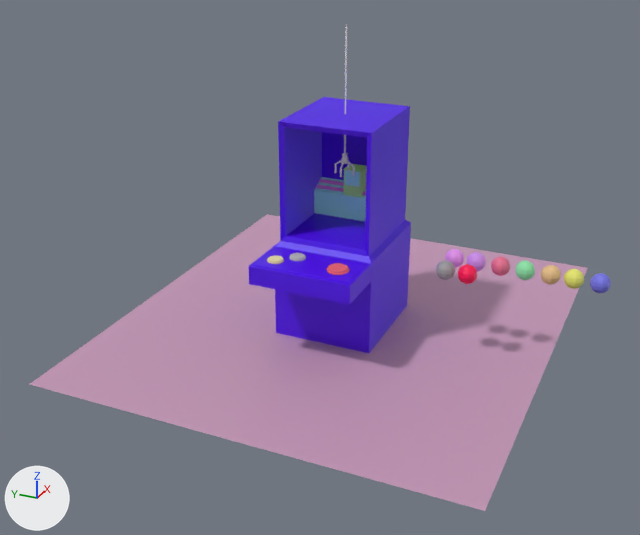
What one commit did to the Blender file claw machine.blend.
Before and after are seen from a 50 mm camera at (-8.24, -3.44, 3.85) aimed at (-0.47, 0.06, -0.03). The lights are fixed; the arrows at lower left show +X, +Y and +Z.

The first picture shows ' Sphere 2', ' Sphere settings', 'Sphere 3', 'Sphere 4', 'Sphere 5', 'Sphere 6', 'Sphere 7', 'Sphere 8', 'Sphere quit', 'braç 3', 'help base', 'machine', 'pente', 'pince', 'sol'.
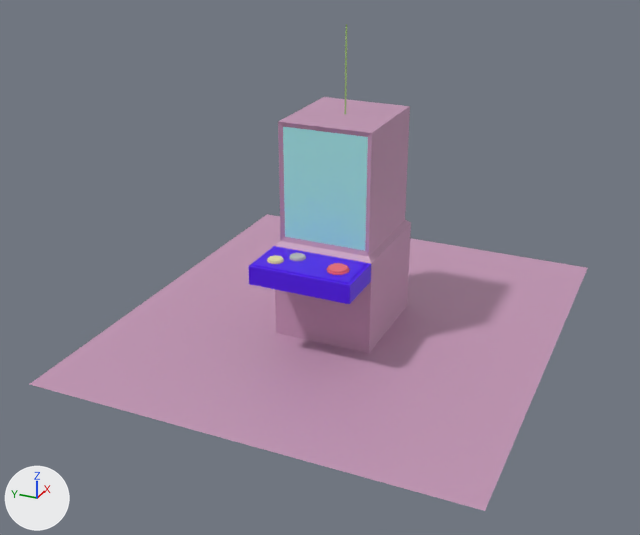
What differs and where, as boxes (x1, y1, x2, y2) in the pictures (640 x 535 px):
'machine', recoloured (blue to purple)
    both: (275, 97, 411, 353)
'verre machine', shown
    after: (283, 127, 368, 251)
'Sphere 8', recoloured, moved, rescaled (not visible afterwards)
    before: (590, 273, 611, 293)
'Sphere 7', deleted
    before: (564, 269, 584, 289)
'Sphere 6', deleted
    before: (541, 265, 561, 285)
'Sphere quit', deleted
    before: (458, 264, 477, 284)
'Sphere 5', deleted
    before: (515, 261, 535, 280)
' Sphere settings', deleted
    before: (436, 260, 455, 280)
'Sphere 4', deleted
    before: (491, 256, 510, 276)
'pince', recoloured
    both: (341, 24, 348, 164)
' Sphere 2', deleted
    before: (445, 249, 464, 268)
'Sphere 3', deleted
    before: (467, 252, 486, 271)
'braç 3', recoloured
    both: (347, 161, 355, 176)
'braç 1', recoloured
    both: (340, 162, 344, 177)
'braç 4', recoloured
    both: (334, 160, 341, 173)
'braç 2', recoloured
    both: (347, 164, 350, 172)
'pente', unchanged, covered by the edit
    before: (314, 177, 366, 221)

What changed in the scene script:
```text
Change mat_sphere_8:
    mat_sphere_8.base_color: (0.18, 0.18, 0.794) -> (0.555, 0.313, 0.469)  # blue #7676e6 -> pink #c498b6
Add mat_pince:
    mat_pince = principled_material('pince')
    mat_pince.base_color = (0.357, 0.555, 0.195)  # green #a1c47a
Change me_cube_005:
    where me_cube_005.from_pydata(...)  # 344 vertices, 352 faces, 1 loose edge; spans x -0.55..0.68, y -0.55..0.55, z -0.89..1.5
    remove me_cube_005.materials.append(mat_machine)  # purple #4e00ed
    add me_cube_005.materials.append(mat_sphere_8)  # pink #c498b6
Change me_cube_011:
    where me_cube_011.from_pydata(...)  # 46 vertices, 37 faces; spans x -0.008..0.072, y -0.033..0.031, z 0.974..2.396
    add me_cube_011.materials.append(mat_pince)  # green #a1c47a
Change me_cube_012:
    where me_cube_012.from_pydata(...)  # 28 vertices, 24 faces; spans x -0.0725..0.0116, y -0.0111..0.009, z 0.8493..0.9927
    add me_cube_012.materials.append(mat_pince)  # green #a1c47a
Change me_cube_013:
    where me_cube_013.from_pydata(...)  # 30 vertices, 29 faces; spans x 0.0687..0.1557, y -0.0111..0.009, z 0.8493..0.9927
    add me_cube_013.materials.append(mat_pince)  # green #a1c47a
Change me_cube_016:
    where me_cube_016.from_pydata(...)  # 30 vertices, 29 faces; spans x 0.0303..0.0504, y 0.0273..0.1143, z 0.8493..0.9927
    add me_cube_016.materials.append(mat_pince)  # green #a1c47a
Change me_cube_017:
    where me_cube_017.from_pydata(...)  # 28 vertices, 24 faces; spans x 0.0303..0.0504, y -0.1139..-0.0298, z 0.8493..0.9927
    add me_cube_017.materials.append(mat_pince)  # green #a1c47a
Change ob_verre_machine:
    remove ob_verre_machine.hide_set(True)
Remove ob_sphere_2:
    ob_sphere_2 = bpy.data.objects.new(' Sphere 2', me_sphere_003)
    ob_sphere_2.location = (0.07, -1.24, 0.09)
Remove ob_sphere_3:
    ob_sphere_3 = bpy.data.objects.new('Sphere 3', me_sphere_004)
    ob_sphere_3.location = (0.07, -1.47, 0.09)
Remove ob_sphere_4:
    ob_sphere_4 = bpy.data.objects.new('Sphere 4', me_sphere_005)
    ob_sphere_4.location = (0.07, -1.73, 0.09)
Remove ob_sphere_5:
    ob_sphere_5 = bpy.data.objects.new('Sphere 5', me_sphere_007)
    ob_sphere_5.location = (0.07, -1.98, 0.09)
Remove ob_sphere_6:
    ob_sphere_6 = bpy.data.objects.new('Sphere 6', me_sphere_008)
    ob_sphere_6.location = (0.07, -2.23, 0.09)
Remove ob_sphere_7:
    ob_sphere_7 = bpy.data.objects.new('Sphere 7', me_sphere_010)
    ob_sphere_7.location = (0.07, -2.46, 0.09)
Change ob_sphere_8:
    ob_sphere_8.location: (0.07, -2.72, 0.09) -> (0.0, 0.0, 0.0)
    ob_sphere_8.scale: (1.0, 1.0, 1.0) -> (0.5, 0.5, 0.5)
Remove ob_sphere_settings:
    ob_sphere_settings = bpy.data.objects.new(' Sphere settings', me_sphere_013)
    ob_sphere_settings.location = (-0.25, -1.24, 0.09)
Remove ob_sphere_quit:
    ob_sphere_quit = bpy.data.objects.new('Sphere quit', me_sphere_014)
    ob_sphere_quit.location = (-0.25, -1.47, 0.09)
```
